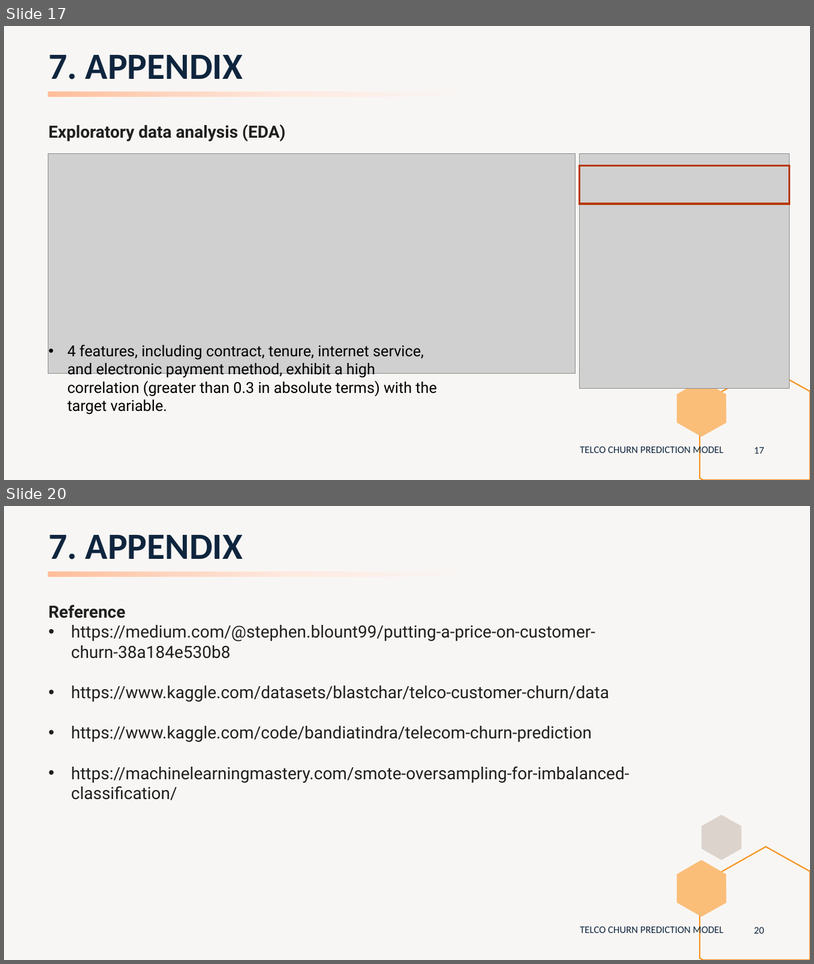
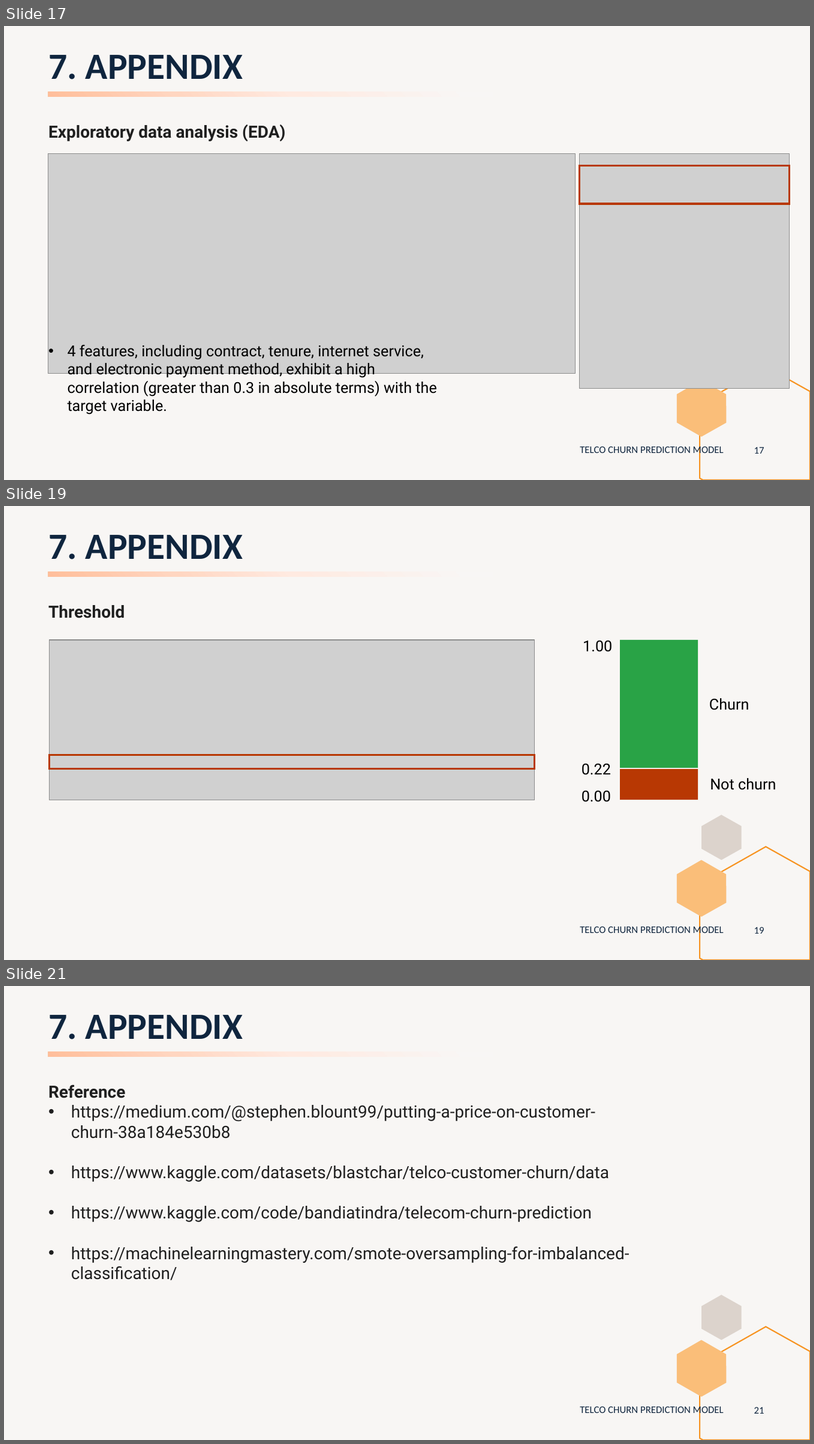
Before and after one commit to peerapat-t/telco_churn_prediction_model, a slide deck: Telco churn prediction model presentation.pptx. Shown one above the other, each under a label of ours: slides 17 and 20 before the commit, slides 17, 19 and 21 after it; the slides between them are not shown. The pictures are 814x964 and 814x1444 pixels, drawn with LibreOffice and Linux fonts; fonts in the diff are those of the drawing; grey boxes stand for pictures. Boxes give left, top, right and bottom in pixels: in the first picture for what was removed or moved away, otherwise in the second. Text is boxed around its words. In the diff, an @@ line names an element or a change of style, - is before the commit and + after.

```diff
--- a/Telco churn prediction model presentation.pptx
+++ b/Telco churn prediction model presentation.pptx
@@ slide 19 added at box(4, 506, 810, 960), background #DCD3CC at 20% opacity; not listed: 3 template elements that a slide beside it also shows @@
@@ title added at box(48, 535, 243, 559), 44 pt, text #0F253E, bold @@
+7. APPENDIX
@@ rectangle added at box(48, 572, 494, 577), fill gradient #FFBF9B to #FFD6C2 to #FFEBE1 to #F8F6F5 @@
@@ text added at box(48, 605, 125, 618), 20 pt, text #1F1F1F, bold @@
+Threshold
@@ picture added at box(50, 640, 535, 799) @@
@@ text added at box(583, 640, 612, 652), 18 pt, text #000000 @@
+1.00
@@ rectangle added at box(620, 640, 698, 768), fill #29A346 @@
@@ text added at box(710, 698, 750, 710), 18 pt, text #000000 @@
+Churn
@@ rectangle added at box(50, 754, 535, 769), outline #B83803 2.25 pt @@
@@ text added at box(582, 763, 611, 775), 18 pt, text #000000 @@
+0.22
@@ rectangle added at box(620, 769, 698, 799), fill #B83803 @@
@@ text added at box(582, 790, 611, 802), 18 pt, text #000000 @@
+0.00
@@ text added at box(710, 778, 776, 790), 18 pt, text #000000 @@
+Not churn
@@ text added at box(580, 924, 724, 935), 12 pt, text #0F253E @@
+TELCO CHURN PREDICTION MODEL
@@ page number added at box(755, 927, 765, 933), 12 pt, text #0F253E @@
+19
@@ what was slide 20 is now slide 21 @@
@@ page number at box(755, 1407, 765, 1413): text changed @@
-20
+21
```
Also in this commit, not shown: 2 slides changed, 2 other files.
